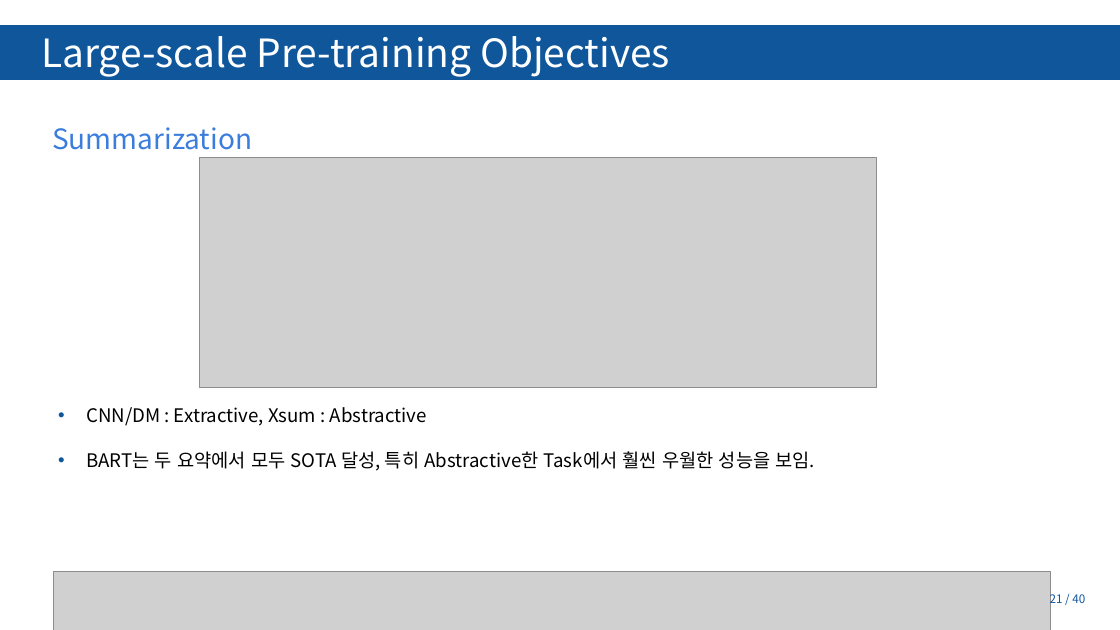
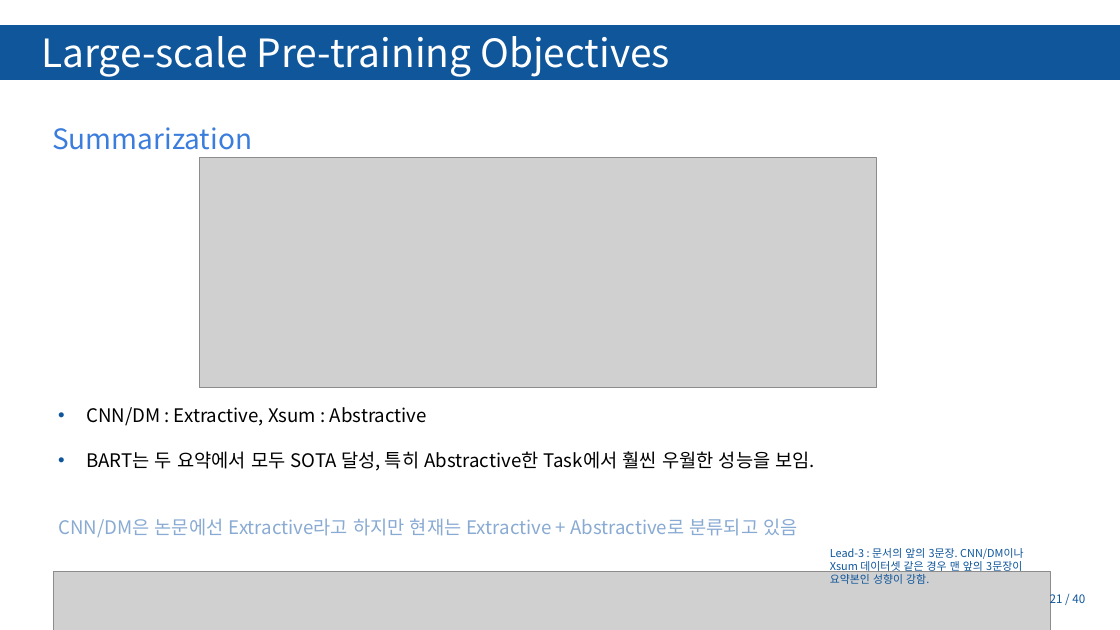
Before and after one commit to Tiabet/Paper-for-ML-DL, a slide deck: slide 21 of 세미나/BART_김정현.pptx. Drawn at 1120x630 pixels with LibreOffice and Linux fonts; fonts in the diff are those of the drawing; grey boxes stand for pictures; background and template pictures are left out. Boxes give left, top, right and bottom in pixels: in the first picture for what was removed or moved away, otherwise in the second. Text is boxed around its words. In the diff, an @@ line names an element or a change of style, - is before the commit and + after.

```diff
--- a/세미나/BART_김정현.pptx
+++ b/세미나/BART_김정현.pptx
@@ text at [58,518,798,537]: paragraph added @@
+CNN/DM은 논문에선 Extractive라고 하지만 현재는 Extractive + Abstractive로 분류되고 있음
@@ text added at [830,548,1023,584], 14 pt, text #0F569B @@
+Lead-3 : 문서의 앞의 3문장. CNN/DM이나 Xsum 데이터셋 같은 경우 맨 앞의 3문장이 요약본인 성향이 강함.
```
Also in this commit, not shown: 20 other slides changed, 1 slide added, 1 slide removed, 2 other files.
